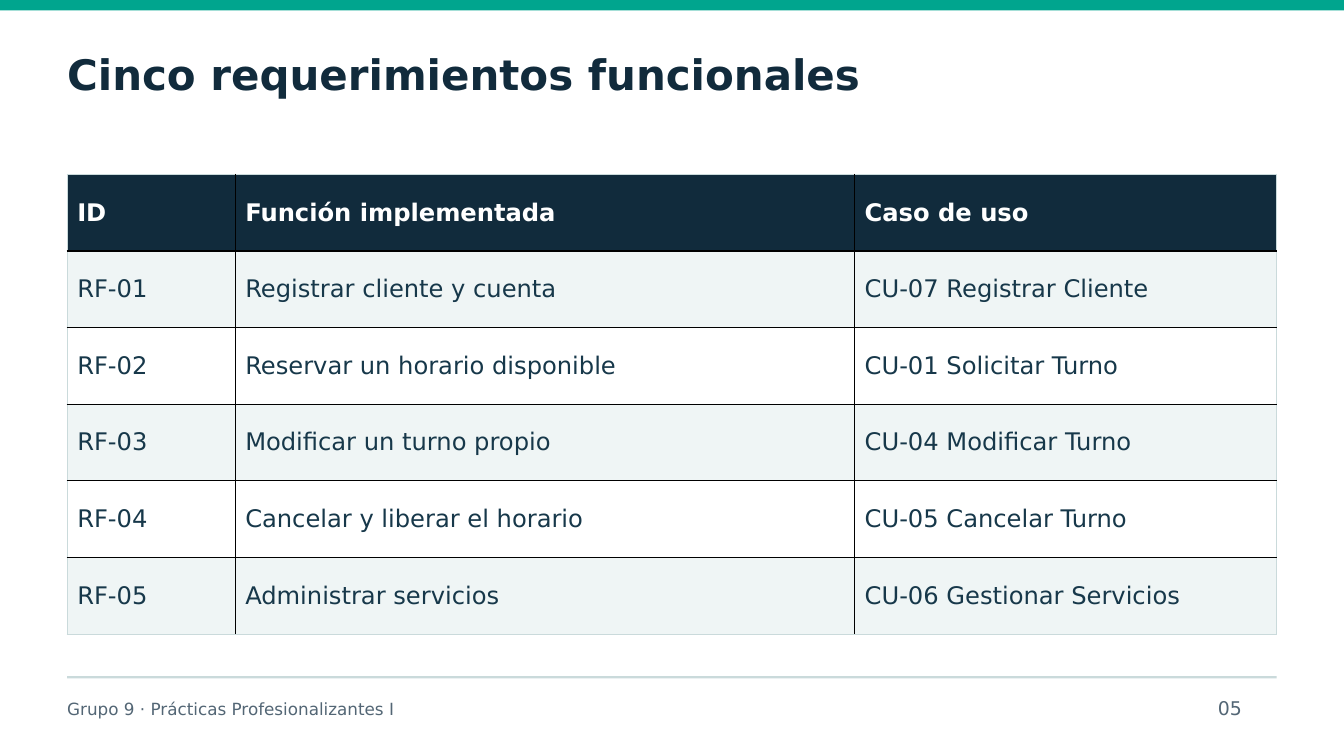
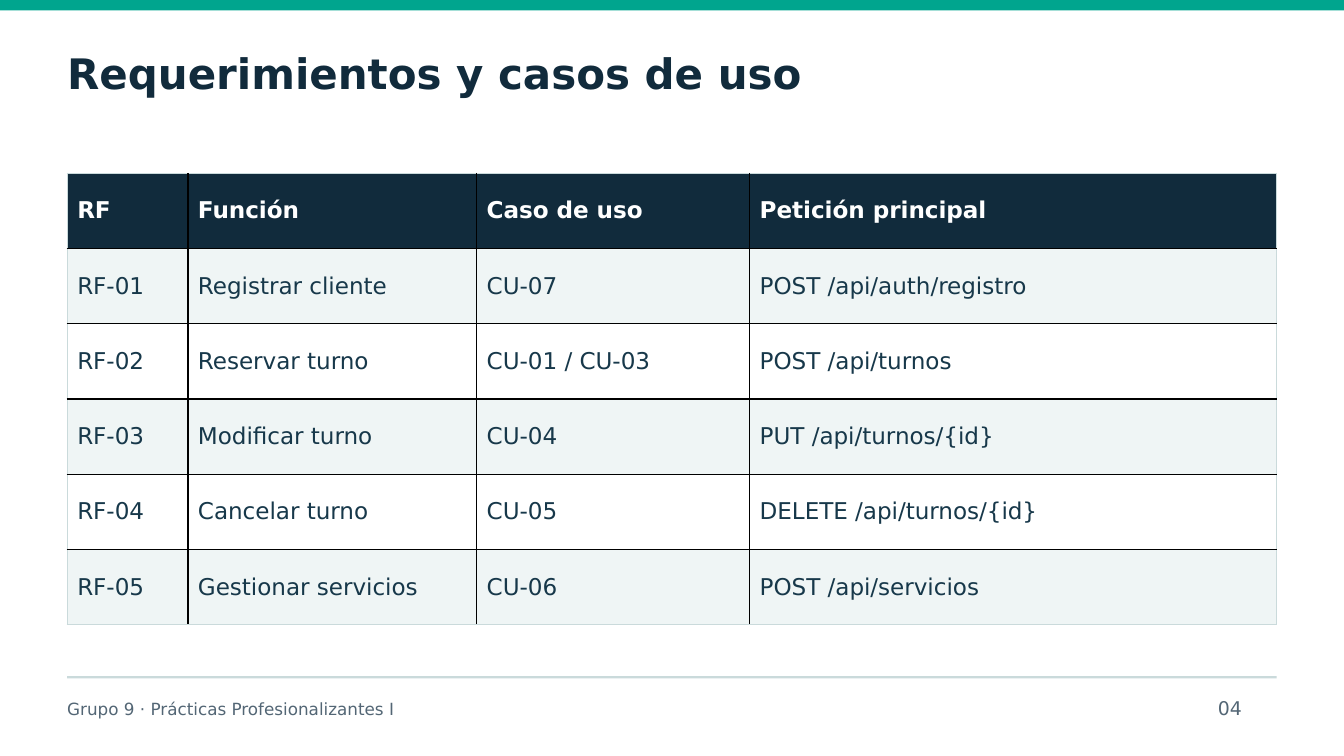
Before and after one commit to PracticasProfesionalizantes-I-2026/Grupo-9-TurnosLavadero, a slide deck: slide 4 of Documentos/Presentacion/TurnosLavadero-Grupo9.pptx (slide 5 before the commit). Drawn at 1344x756 pixels with LibreOffice and Linux fonts; fonts in the diff are those of the drawing. Boxes give left, top, right and bottom in pixels: in the first picture for what was removed or moved away, otherwise in the second. Text is boxed around its words. In the diff, an @@ line names an element or a change of style, - is before the commit and + after.

```diff
--- a/Documentos/Presentacion/TurnosLavadero-Grupo9.pptx
+++ b/Documentos/Presentacion/TurnosLavadero-Grupo9.pptx
@@ text at bbox=[67, 57, 802, 98]: text changed @@
-Cinco requerimientos funcionales
+Requerimientos y casos de uso
@@ table at bbox=[68, 173, 1277, 625] @@
-column 1: ID | RF-01 | RF-02 | RF-03 | RF-04 | RF-05
-column 2: Función implementada | Registrar cliente y cuenta | Reservar un horario disponible | Modificar un turno propio | Cancelar y liberar el horario | Administrar servicios
-column 3: Caso de uso | CU-07 Registrar Cliente | CU-01 Solicitar Turno | CU-04 Modificar Turno | CU-05 Cancelar Turno | CU-06 Gestionar Servicios
+column 1: RF | RF-01 | RF-02 | RF-03 | RF-04 | RF-05
+column 2: Función | Registrar cliente | Reservar turno | Modificar turno | Cancelar turno | Gestionar servicios
+column 3: Caso de uso | CU-07 | CU-01 / CU-03 | CU-04 | CU-05 | CU-06
+column 4: Petición principal | POST /api/auth/registro | POST /api/turnos | PUT /api/turnos/{id} | DELETE /api/turnos/{id} | POST /api/servicios
@@ text at bbox=[1218, 701, 1242, 715]: text changed @@
-05
+04
```
Also in this commit, not shown: 7 other slides changed, 9 slides added, 6 slides removed, 44 other files.
